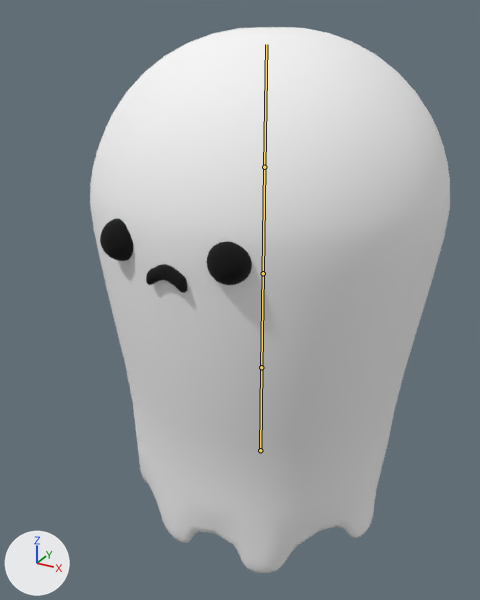
The Blender file Assets/3D Models/Equipments/Ghost.blend as it was, and as the next commit left it.
Before and after are seen from a 50 mm camera at (1.34, -2.67, 2.2) aimed at (-0.11, -0.04, 0.88). Lighting does not change. The marker at lower left points along +X, +Y and +Z. Both versions are drawn at the pose saved in each file; the numbers are the values there. The bones that bend it are drawn over the model as lines.

The first picture shows 'FBXASC0493FBXASC032-FBXASC032Default', 'FBXASC0494FBXASC032-FBXASC032Default', 'FBXASC0494FBXASC032-FBXASC032Default.001', 'FBXASC0494FBXASC032-FBXASC032Default.002'.
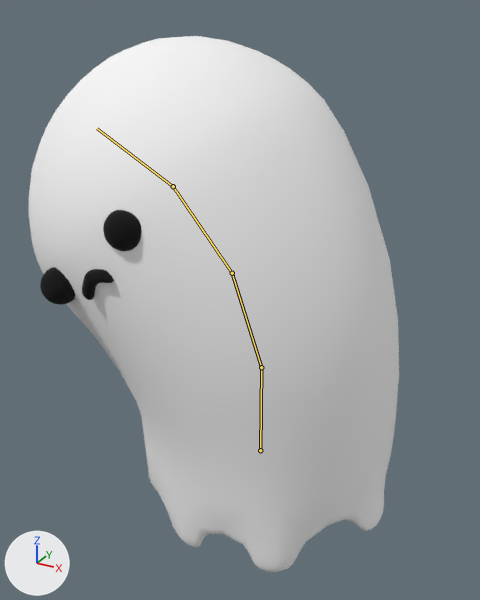
Location of each change, (x1, y1, x2, y2) in pixels of the pictures (480 x 600 px):
'FBXASC0493FBXASC032-FBXASC032Default', posed: before (90, 27, 450, 573); after (29, 36, 399, 572)
'FBXASC0494FBXASC032-FBXASC032Default.002', posed: before (100, 219, 133, 261); after (40, 267, 75, 305)
'FBXASC0494FBXASC032-FBXASC032Default', posed (21% narrower, 7% taller): before (146, 264, 187, 293); after (82, 269, 114, 300)
bone 'Bone.002', root to tip: before (261, 367) to (263, 273); after (261, 367) to (232, 273)
bone 'Bone.001', root to tip: before (263, 273) to (264, 167); after (232, 273) to (173, 186)
bone 'Bone.003', root to tip: before (264, 167) to (266, 44); after (173, 186) to (97, 128)

The change in detail:
Bone 'Bone.002' (bone_bone_002) turns from (0, 0, 0) to (0, 0, 20) degrees about its own x, y and z.
Bone 'Bone.001' (bone_bone_001) turns from (0, 0, 0) to (0, 0, 20) degrees about its own x, y and z.
Bone 'Bone.003' (bone_bone_003) turns from (0, 0, 0) to (0, 0, 22) degrees about its own x, y and z.
